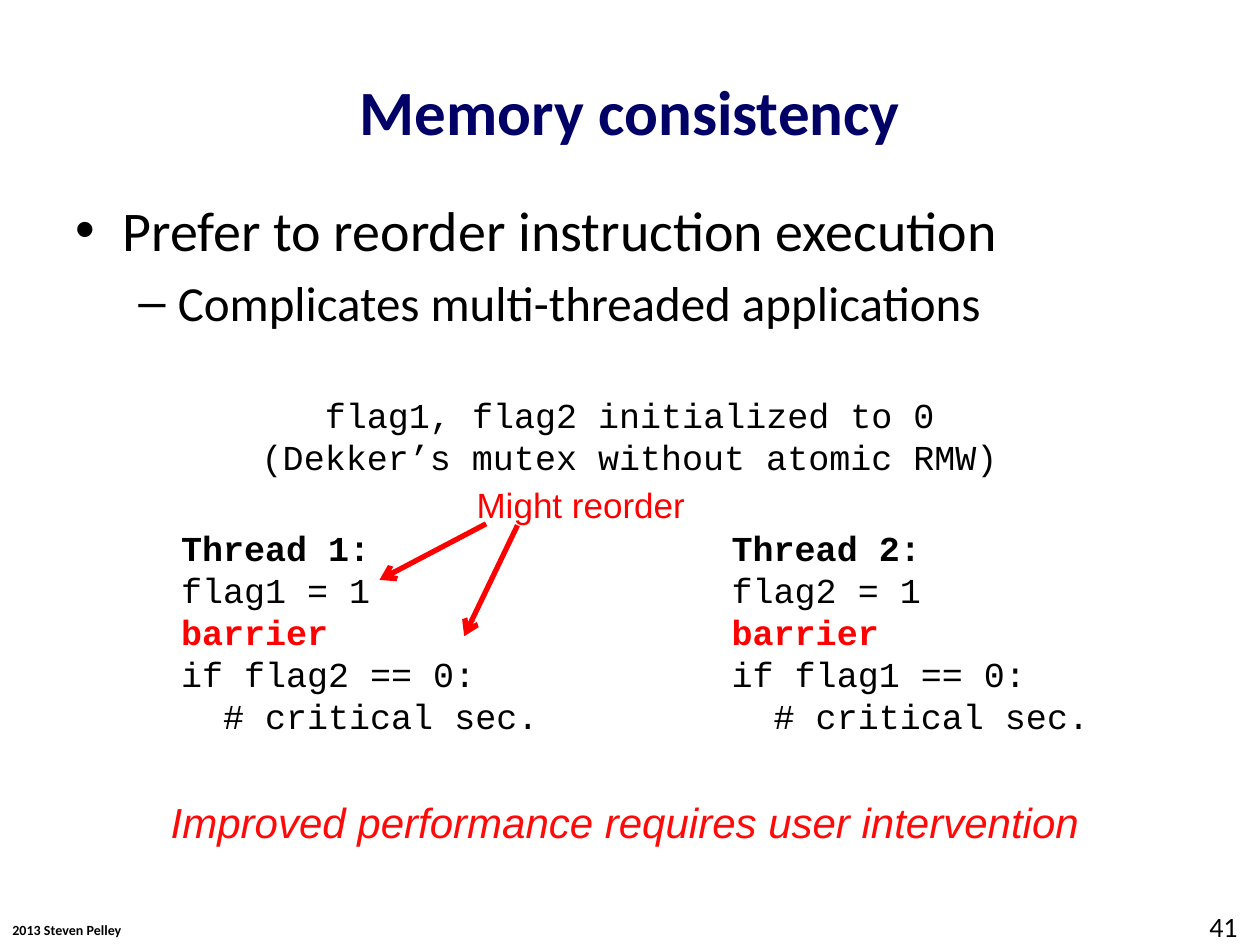
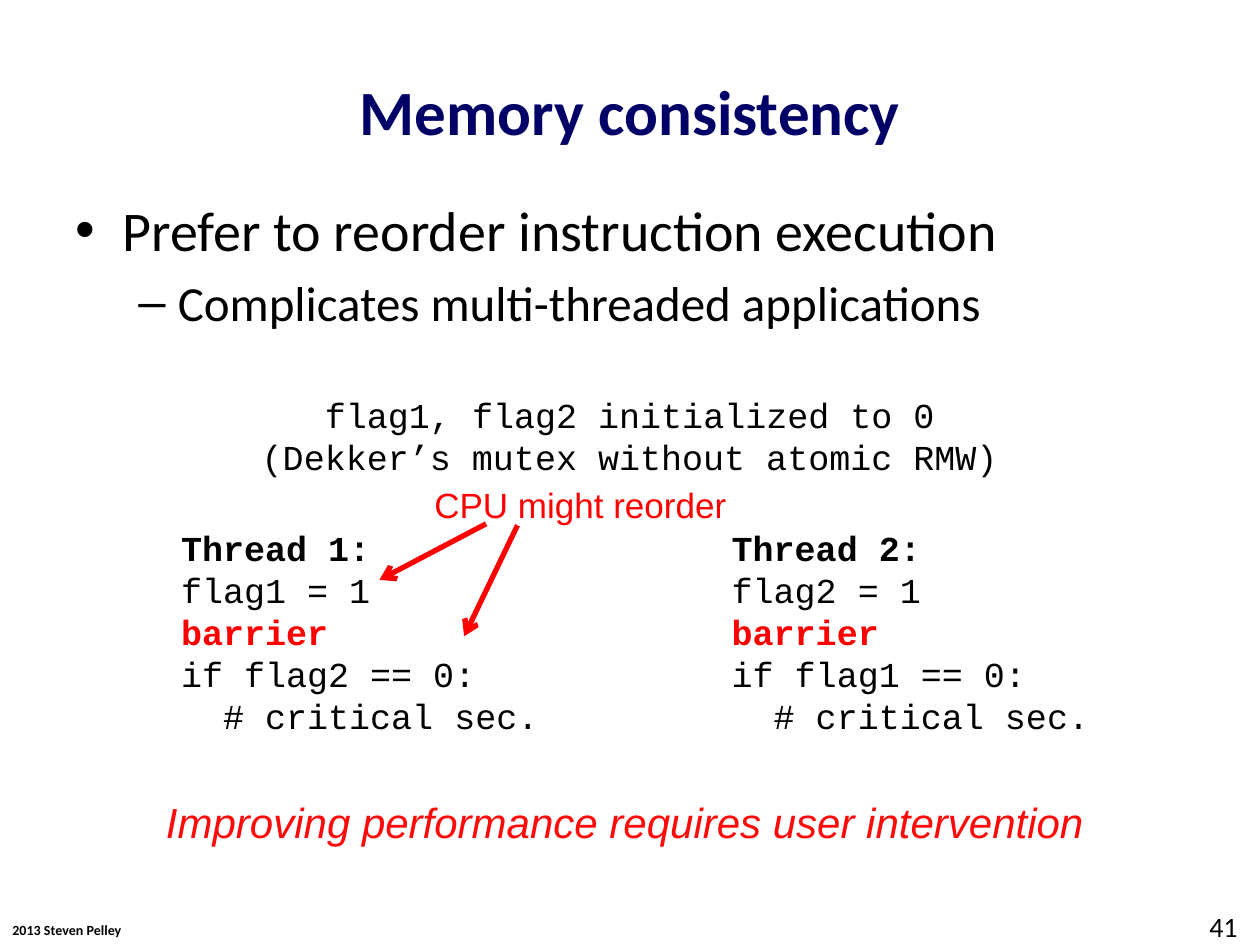
Before and after one commit to Abulila/dissertation, a slide deck: slide 41 of proposal/proposal.pptx. Drawn at 1260x945 pixels with LibreOffice and Linux fonts; fonts in the diff are those of the drawing; background and template pictures are left out. Boxes give left, top, right and bottom in pixels: in the first picture for what was removed or moved away, otherwise in the second. Text is boxed around its words. In the diff, an @@ line names an element or a change of style, - is before the commit and + after.

```diff
--- a/proposal/proposal.pptx
+++ b/proposal/proposal.pptx
@@ text at (434, 492, 726, 524): text changed @@
-Might reorder
+CPU might reorder
@@ text at (166, 807, 1083, 846): text changed @@
-Improved performance requires user intervention
+Improving performance requires user intervention
```
Also in this commit, not shown: 24 other slides changed, 3 slides added, 2 slides removed.
